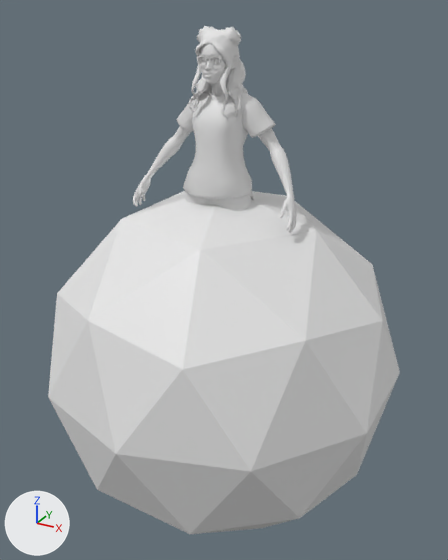
An edit to the glTF model public/models/animations/avatar.glb, drawn before and after from the same camera.
Rendered twice from a camera (50 mm lens) standing at (1.52, -2.75, 1.85) and looking at (-0.01, 0.03, 0.46). Lighting does not change. The marker at lower left points along +X, +Y and +Z.

The scene before the commit, as lines of its bpy script (objects in view):
```python
ob_icosphere_001 = bpy.data.objects.new('Icosphere.001', me_icosphere_003)
ob_icosphere_001.location = (0.0, 0.0, 0.0)
ob_wolf3d_body_001 = bpy.data.objects.new('Wolf3D_Body.001', me_wolf3d_body_004)
ob_wolf3d_body_001.location = (0.0, 0.0, 0.0)
ob_wolf3d_hair_001 = bpy.data.objects.new('Wolf3D_Hair.001', me_wolf3d_hair_004)
ob_wolf3d_hair_001.location = (0.0, 0.0, 0.0)
ob_wolf3d_head_001 = bpy.data.objects.new('Wolf3D_Head.001', me_wolf3d_head_004)
ob_wolf3d_head_001.location = (0.0, 0.0, 0.0)
ob_wolf3d_outfit_bottom_001 = bpy.data.objects.new('Wolf3D_Outfit_Bottom.001', me_wolf3d_outfit_bottom_004)
ob_wolf3d_outfit_bottom_001.location = (0.0, 0.0, 0.0)
ob_wolf3d_outfit_top_001 = bpy.data.objects.new('Wolf3D_Outfit_Top.001', me_wolf3d_outfit_top_004)
ob_wolf3d_outfit_top_001.location = (0.0, 0.0, 0.0)
```
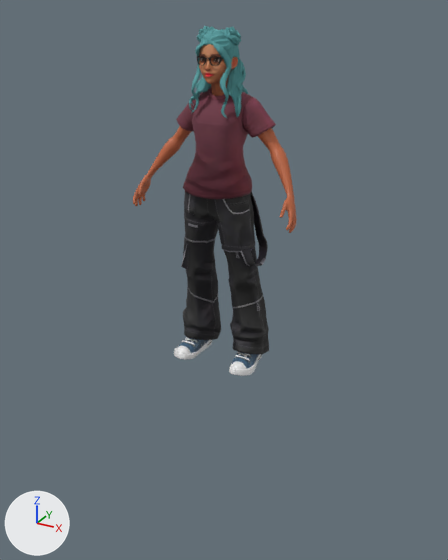
Diff of the bpy script that builds the scene:
```diff
--- a/public/models/animations/avatar.glb.py
+++ b/public/models/animations/avatar.glb.py
@@ mat_wolf3d_outfit_top_003 @@
+mat_wolf3d_outfit_top_003 = bpy.data.materials.new('Wolf3D_Outfit_Top.003')
+# uses the picture img_tshirt_01_n
+# uses the picture img_tshirt_01_r
+# uses the picture img_tshirt_01_wine_c
@@ mat_wolf3d_outfit_bottom_003 @@
+mat_wolf3d_outfit_bottom_003 = bpy.data.materials.new('Wolf3D_Outfit_Bottom.003')
+# uses the picture img_pants_cargo_01_blackzipper_c
+# uses the picture img_pants_cargo_01_blackzipper_m_pants_cargo_01_blackzipper_r
+# uses the picture img_pants_cargo_01_blackzipper_n
@@ mat_wolf3d_hair_003 @@
+mat_wolf3d_hair_003 = bpy.data.materials.new('Wolf3D_Hair.003')
+# uses the picture img_basecolor_002
+# uses the picture img_har_84_n
@@ me_wolf3d_body_004 @@
 me_wolf3d_body_004.from_pydata(...)  # 2958 vertices, 5816 faces; spans x -0.464..0.464, y -0.177..0.077, z 0.084..1.326
-me_wolf3d_body_004.materials.append(mat_wolf3d_body_004)  # white #e7e7e7
+me_wolf3d_body_004.materials.append(mat_wolf3d_body_003)  # picture img_basecolor_001
@@ me_wolf3d_hair_004 @@
 me_wolf3d_hair_004.from_pydata(...)  # 1237 vertices, 2471 faces; spans x -0.142..0.141, y -0.149..0.147, z 1.288..1.774
-me_wolf3d_hair_004.materials.append(mat_wolf3d_hair_004)  # white #e7e7e7
+me_wolf3d_hair_004.materials.append(mat_wolf3d_hair_003)
@@ me_wolf3d_head_004 @@
 me_wolf3d_head_004.from_pydata(...)  # 2060 vertices, 4094 faces; spans x -0.092..0.092, y -0.15..0.055, z 1.432..1.743
-me_wolf3d_head_004.materials.append(mat_wolf3d_skin_004)  # white #e7e7e7
+me_wolf3d_head_004.materials.append(mat_wolf3d_skin_003)  # picture img_basecolor_003
@@ me_wolf3d_outfit_bottom_004 @@
 me_wolf3d_outfit_bottom_004.from_pydata(...)  # 773 vertices, 1546 faces; spans x -0.273..0.268, y -0.161..0.151, z 0.041..1.109
-me_wolf3d_outfit_bottom_004.materials.append(mat_wolf3d_outfit_bottom_004)  # white #e7e7e7
+me_wolf3d_outfit_bottom_004.materials.append(mat_wolf3d_outfit_bottom_003)
@@ me_wolf3d_outfit_top_004 @@
 me_wolf3d_outfit_top_004.from_pydata(...)  # 596 vertices, 1188 faces; spans x -0.271..0.271, y -0.194..0.108, z 0.988..1.525
-me_wolf3d_outfit_top_004.materials.append(mat_wolf3d_outfit_top_004)  # white #e7e7e7
+me_wolf3d_outfit_top_004.materials.append(mat_wolf3d_outfit_top_003)
@@ ob_icosphere_001 @@
-ob_icosphere_001 = bpy.data.objects.new('Icosphere.001', me_icosphere_003)
```

Pixel boxes (x1, y1, x2, y2) of what changed, in the pictures (448 x 560 px):
'Icosphere.001', deleted: before (48, 191, 400, 534)
'Wolf3D_Outfit_Bottom.001', recoloured (grey to black): (181, 191, 269, 354) in both
'Wolf3D_Outfit_Top.001', recoloured (grey to brown): (176, 87, 276, 199) in both
'Wolf3D_Hair.001', recoloured (grey to cyan): (189, 26, 249, 118) in both
'Wolf3D_Body.001', recoloured (white to brown): (133, 126, 297, 233) in both
'Wolf3D_Head.001', recoloured (grey to brown): (199, 44, 238, 96) in both
'Wolf3D_Outfit_Footwear.001', unchanged, uncovered by the edit: after (174, 337, 262, 376)
